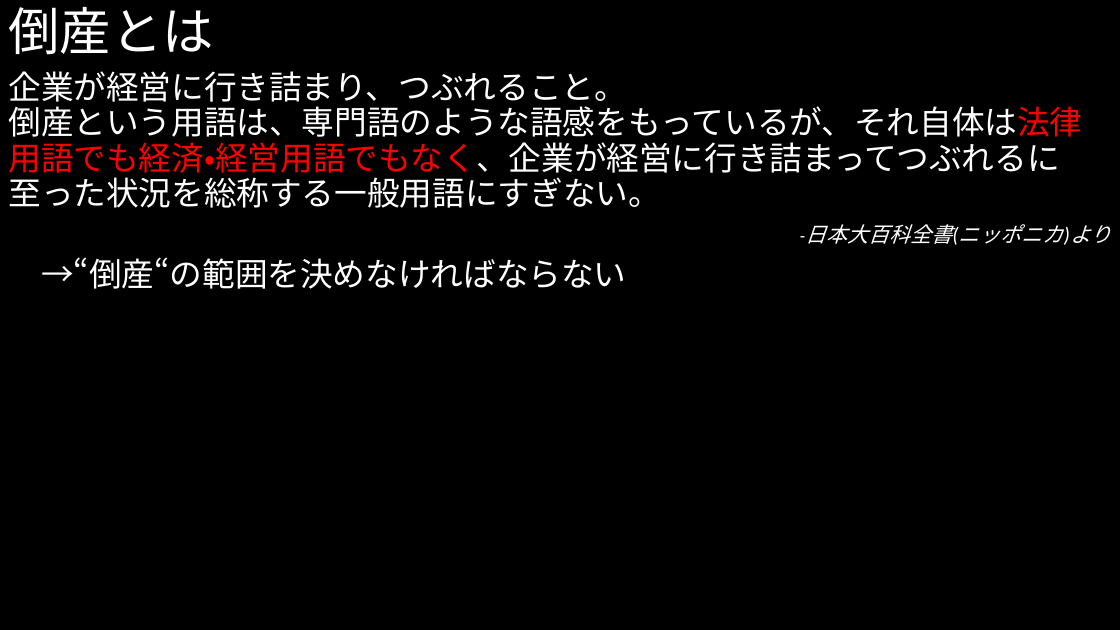
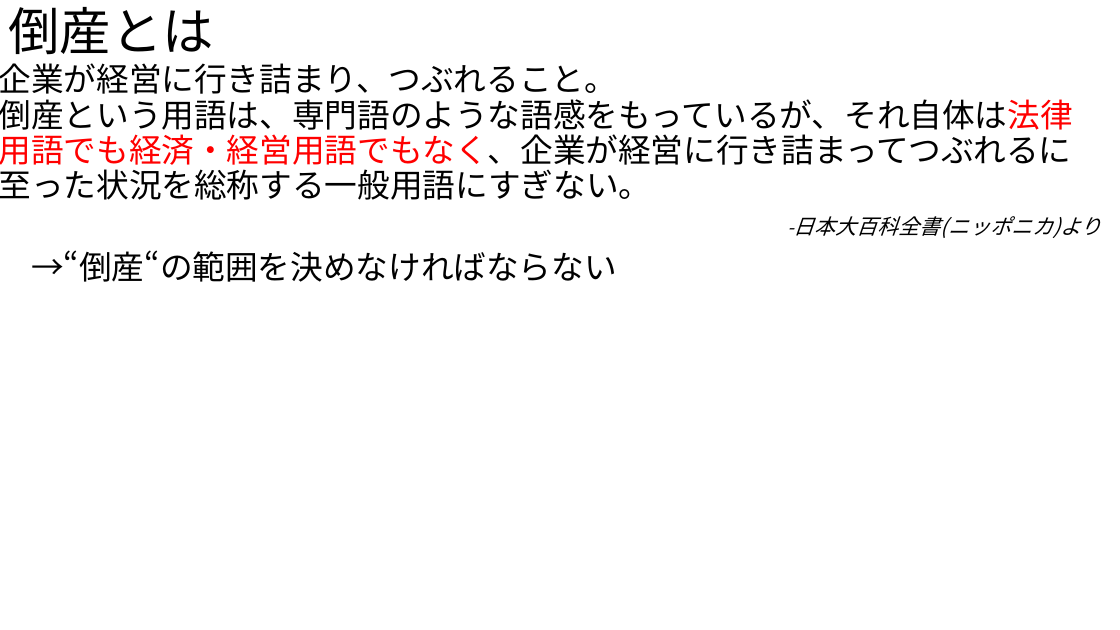
Before and after one commit to MAGA-Phantom/OperationSotsuron, a slide deck: slide 10 of 倒産の研究(仮).pptx. Drawn at 1120x630 pixels with LibreOffice and Linux fonts; fonts in the diff are those of the drawing. Boxes give left, top, right and bottom in pixels: in the first picture for what was removed or moved away, otherwise in the second. Text is boxed around its words. In the diff, an @@ line names an element or a change of style, - is before the commit and + after.

```diff
--- a/倒産の研究(仮).pptx
+++ b/倒産の研究(仮).pptx
@@ background #000000 to #FFFFFF @@
@@ title "倒産とは" at bbox=[8, 7, 213, 55]: font Calibri to Noto Sans CJK JP, text colour #FFFFFF to #000000 @@
@@ text "企業が経営に行き詰まり、つぶれること。 倒産という用語は、専門語のような語感をもっているが、それ自体は法律用語でも経済・ ...": place and size @@
-text "企業が経営に行き詰まり、つぶれること。 倒産という用語は、専門語のような語感をもっているが、それ自体は法律用語でも経済・ ..." at bbox=[8, 71, 1112, 289]
+text "企業が経営に行き詰まり、つぶれること。 倒産という用語は、専門語のような語感をもっているが、それ自体は法律用語でも経済・ ..." at bbox=[0, 63, 1102, 282]
@@ text "企業が経営に行き詰まり、つぶれること。 倒産という用語は、専門語のような語感をもっているが、それ自体は法律用語でも経済・ ..." at bbox=[0, 63, 1102, 282]: font Calibri to Noto Sans CJK JP; text colour #FFFFFF to #000000 in "企業が経営に行き詰まり、つぶれること。 倒産という用語は、専門語のような語感をもっているが、それ自体は法律用語でも経済・ ...", "-日本大百科全書(ニッポニカ)より", "→“倒産“の範囲を決めなければならない" @@
```
Also in this commit, not shown: 34 other slides changed, 1 slide added, 2 other files.
